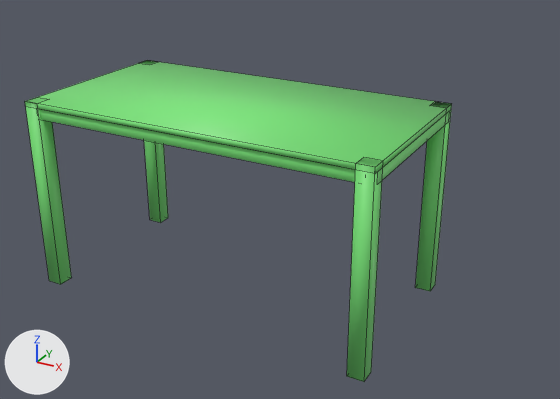
A saved change to the FBX model zUMHbies_blender/SimpleTable/SimpleTable.fbx.
Before and after are seen from a camera (50 mm lens) standing at (0.0209, -0.0337, 0.0121) and looking at (-0.0016, 0.0073, -0.0084). Lighting does not change. The marker at lower left points along +X, +Y and +Z. Mesh edges are drawn as thin lines. Where no turn or scale is listed for an object, it has been applied to the vertices.

Objects in the first picture: 'Flat', 'Leg', 'Seal1', 'Seal2'.
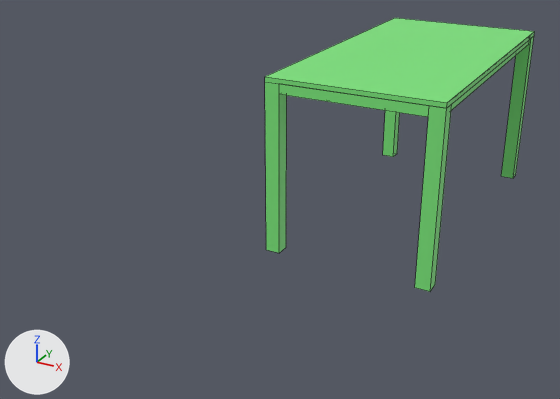
The newer file is also rescaled (x0.972), turned or shifted as a whole; pictures and numbers use the older file's frame.

Boxes [x1, y1, x2, y2] around the edits, measured in the pictures (560 x 399 px):
```json
{"object": "Flat", "change": "deleted", "before": [25, 60, 452, 174], "on screen": "green"}
{"object": "Top", "change": "added", "after": [265, 18, 535, 117], "on screen": "green"}
{"object": "Leg", "change": "reshaped", "before": [25, 61, 452, 382], "after": [415, 104, 452, 291], "on screen": "91% narrower, 42% shorter"}
{"object": "Seal1", "change": "deleted", "before": [40, 110, 355, 182], "on screen": "green"}
{"object": "Leg4", "change": "added", "after": [265, 82, 287, 253], "on screen": "green"}
{"object": "Leg3", "change": "added", "after": [501, 36, 534, 178], "on screen": "green"}
{"object": "Seal2", "change": "deleted", "before": [377, 111, 450, 183], "on screen": "green"}
{"object": "Leg2", "change": "added", "after": [383, 111, 400, 157], "on screen": "green"}
{"part": 1, "of": "me_leg", "change": "deleted", "before": [25, 98, 71, 284], "on screen": "green"}
{"part": 2, "of": "me_leg", "change": "deleted", "before": [347, 157, 383, 382], "on screen": "green"}
{"part": 3, "of": "me_leg", "change": "deleted", "before": [140, 61, 168, 223], "on screen": "green"}
```

The change, as JSON lines over the scene's bpy script:
```json
{"block": "me_leg", "where": "me_leg.from_pydata(...)  # 32 vertices, 24 faces; spans x -0.0005..0.0195, y -0.0003..0.0102, z -0.007..0.0039"}
{"block": "me_leg", "where": "# used by ob_leg; location = (-0.0097, -0.00495, -0.0036)"}
{"block": "me_leg", "change": "me_leg part 1: the loose piece of 8 vertices spanning x -0.0005..0.0005, y -0.0003..0.0006, z -0.007..0.0039 is deleted"}
{"block": "me_leg", "change": "me_leg part 2: the loose piece of 8 vertices spanning x 0.0186..0.0195, y -0.0003..0.0006, z -0.007..0.0039 is deleted"}
{"block": "me_leg", "change": "me_leg part 3: the loose piece of 8 vertices spanning x -0.0005..0.0005, y 0.0093..0.0102, z -0.007..0.0039 is deleted"}
{"op": "add", "block": "me_top", "code": ["me_top = bpy.data.meshes.new('Top')", "me_top.from_pydata(...)  # a box spanning x -0.0054..0.0054, y -0.0103..0.0103, z -0.0002..0.0002; a box spanning x -0.0045..0.0045, y -0.0103..-0.01, z -0.0008..-0.0002; a box spanning x -0.0045..0.0045, y 0.0097..0.01, z -0.0008..-0.0002; a box spanning x 0.005..0.0053, y -0.0094..0.0094, z -0.0006..0.0; a box spanning x -0.0053..-0.005, y -0.0094..0.0094, z -0.0006..0.0", "me_top.materials.append(mat_wood)  # green #7ce77b"]}
{"op": "add", "block": "me_leg2", "code": ["me_leg2 = bpy.data.meshes.new('Leg2')", "me_leg2.from_pydata(...)  # a box spanning x -0.00548..-0.00455, y 0.00952..0.01044, z -0.01082..0.00008", "me_leg2.materials.append(mat_wood)  # green #7ce77b"]}
{"op": "add", "block": "me_leg4", "code": ["me_leg4 = bpy.data.meshes.new('Leg4')", "me_leg4.from_pydata(...)  # a box spanning x -0.00548..-0.00455, y -0.01013..-0.0092, z -0.01082..0.00008", "me_leg4.materials.append(mat_wood)  # green #7ce77b"]}
{"op": "add", "block": "me_leg3", "code": ["me_leg3 = bpy.data.meshes.new('Leg3')", "me_leg3.from_pydata(...)  # a box spanning x 0.0044..0.00532, y 0.00952..0.01044, z -0.01082..0.00008", "me_leg3.materials.append(mat_wood)  # green #7ce77b"]}
{"op": "remove", "block": "ob_seal2", "code": ["ob_seal2 = bpy.data.objects.new('Seal2', me_seal2)", "ob_seal2.location = (0.0097, 0.0, -0.0003)"]}
{"op": "remove", "block": "ob_seal1", "code": ["ob_seal1 = bpy.data.objects.new('Seal1', me_seal1)", "ob_seal1.location = (0.0, 0.005, -0.0003)"]}
{"op": "remove", "block": "ob_flat", "code": ["ob_flat = bpy.data.objects.new('Flat', me_flat)", "ob_flat.location = (-0.00015, 0.0, 0.0)"]}
{"op": "add", "block": "ob_top", "code": ["ob_top = bpy.data.objects.new('Top', me_top)", "ob_top.location = (0.00445, 0.01461, 0.00045)"]}
{"op": "add", "block": "ob_leg2", "code": ["ob_leg2 = bpy.data.objects.new('Leg2', me_leg2)", "ob_leg2.location = (0.00453, 0.01445, 0.00022)"]}
{"op": "add", "block": "ob_leg4", "code": ["ob_leg4 = bpy.data.objects.new('Leg4', me_leg4)", "ob_leg4.location = (0.00453, 0.01445, 0.00022)"]}
{"op": "add", "block": "ob_leg3", "code": ["ob_leg3 = bpy.data.objects.new('Leg3', me_leg3)", "ob_leg3.location = (0.00453, 0.01445, 0.00022)"]}
```
